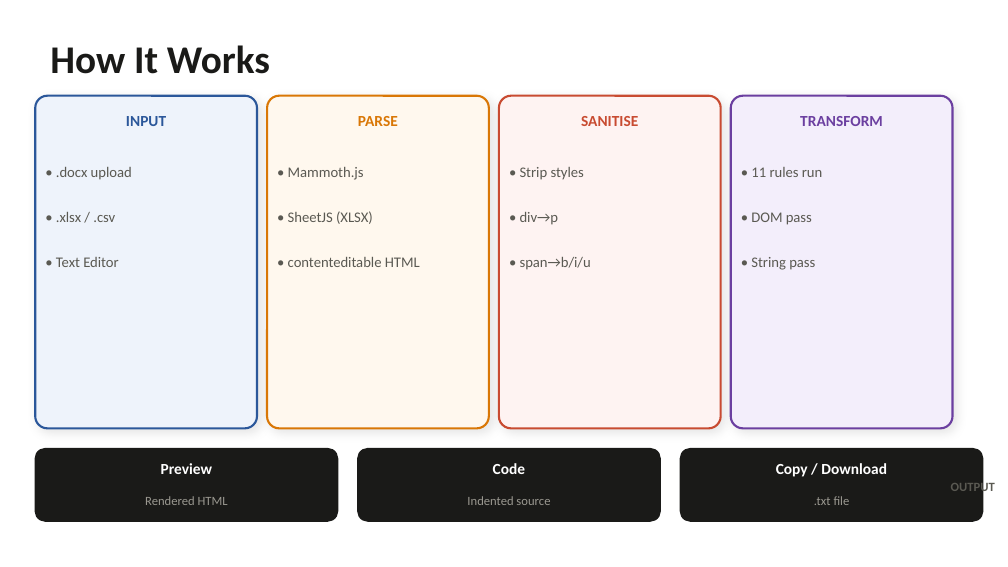
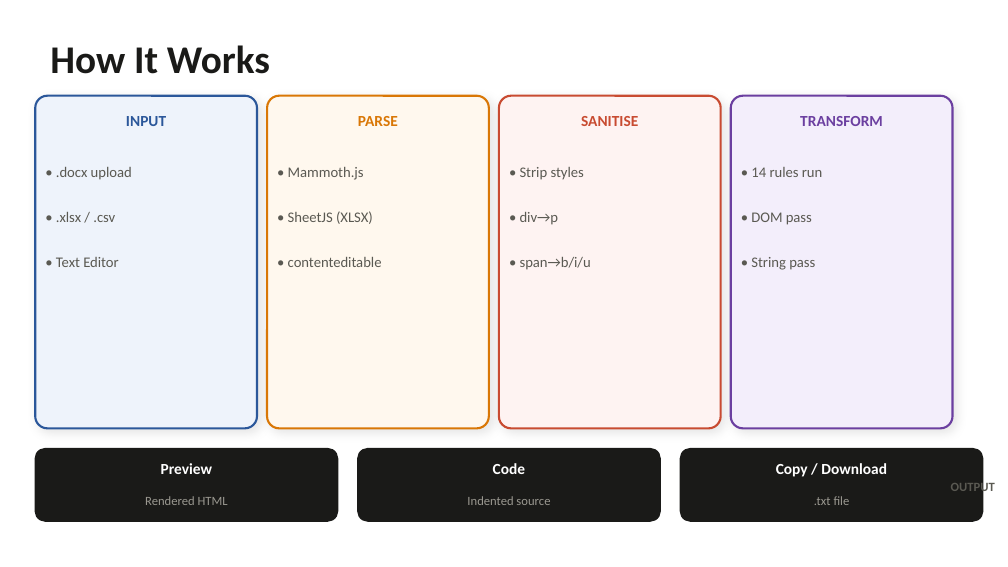
Before and after one commit to mckeyan2/docs-to-html-code, a slide deck: slide 3 of dochtml-demo.pptx. Drawn at 1008x567 pixels with LibreOffice and Linux fonts; fonts in the diff are those of the drawing. Boxes give left, top, right and bottom in pixels: in the first picture for what was removed or moved away, otherwise in the second. Text is boxed around its words. In the diff, an @@ line names an element or a change of style, - is before the commit and + after.

```diff
--- a/dochtml-demo.pptx
+++ b/dochtml-demo.pptx
@@ text at bbox=[751, 167, 822, 177]: text changed @@
-• 11 rules run
+• 14 rules run
@@ text at bbox=[288, 257, 382, 267]: text changed @@
-• contenteditable HTML
+• contenteditable
```
Also in this commit, not shown: 4 other slides changed, 1 slide added, 2 other files.
